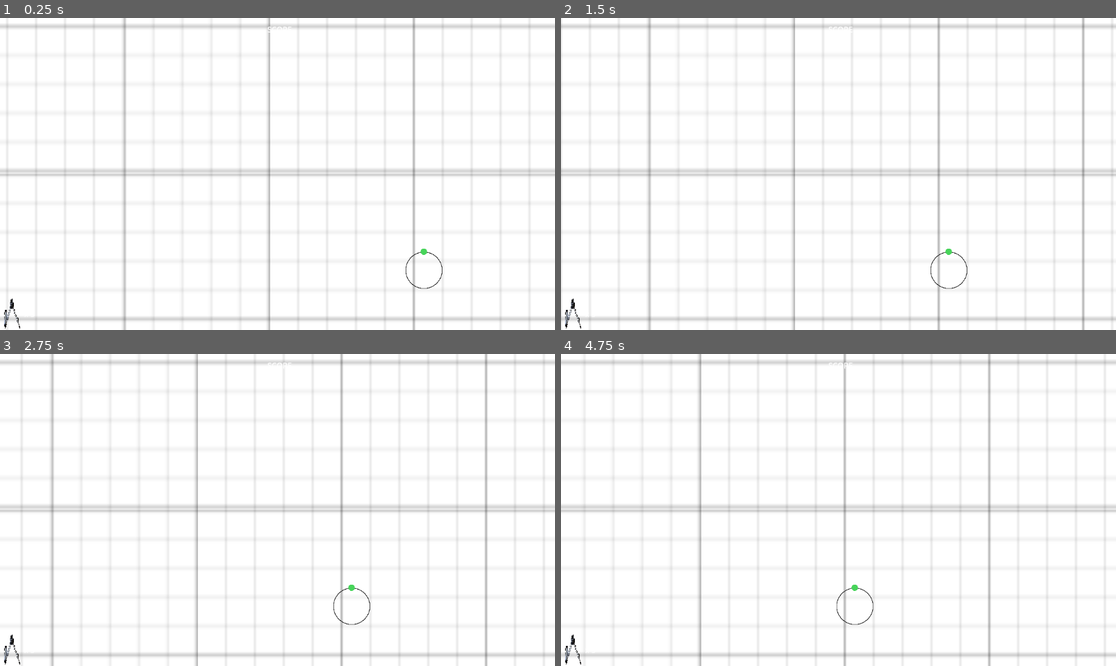
Above: before the commit, frames 1-4 (two rows, left to right).
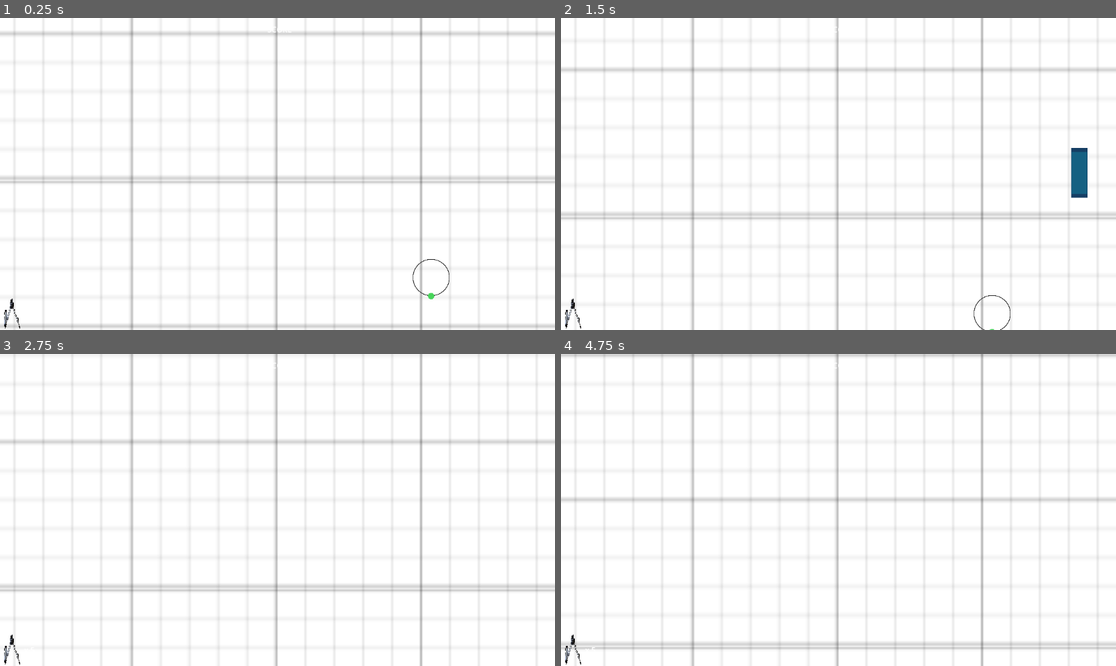
Above: after the commit, the same moments.

Repository: 0-yibai/circle-snip
Game: Godot game, scene res://game.tscn
Two runs of this game, one before a commit and one after it. Both use one fixed random seed, a clock stepped at 60 frames per second and the inputs below. This scene is started directly instead of the project's main scene.
Inputs (mouse positions are in pixels of both pictures, inside the frame that each line leads up to):
- Up to frame 1 (0.25 s): no input
- Up to frame 2 (1.5 s): move the mouse to (960, 158) at 0.52 s; hold Up (ui_up) 0.53-1.28 s; click (960, 158) at 0.67 s; move the mouse to (727, 189) at 1.27 s; hold Down (ui_down) from 1.28 s (still down)
- Up to frame 3 (2.75 s): move the mouse to (333, 441) at 2.02 s; release Down (ui_down) at 2.03 s; hold Up (ui_up) from 2.03 s (still down)
- Up to frame 4 (4.75 s): move the mouse to (810, 572) at 2.77 s; click (810, 572) at 2.92 s; move the mouse to (1005, 556) at 3.52 s; release Up (ui_up) at 3.53 s; hold Down (ui_down) from 3.53 s (still down); move the mouse to (672, 463) at 4.27 s

The runs differ from the first frame. In frame 1, 11% of the frame differs, in the area x 0-100%, y 0-100%; in frame 2, 12%; in frame 3, 11%; in frame 4, 11%.
Error before the commit: Parse Error: Variable "circle" has the same name as a previously declared variable. (res://gameplay/point_on_circumference.gd:18)
Error after the commit: Invalid assignment of property or key 'global_position' with value of type 'Vector2' on a base object of type 'null instance'. (res://gameplay/point_on_circumf…

Commit message:
resolve merge conflicts

Diff:
--- a/gameplay/Camera2D.gd
+++ b/gameplay/Camera2D.gd
@@ -7,7 +7,7 @@
 
 # Called every frame. 'delta' is the elapsed time since the previous frame.
 func _process(delta):
-	position.x += 1
+	position.y -= 1
 
 	#test
 	#ruler = RULER.instantiate()
--- a/gameplay/circle.tscn
+++ b/gameplay/circle.tscn
@@ -4,13 +4,11 @@
 [ext_resource type="Texture2D" uid="uid://b2rm4u3j6bgvw" path="res://asset/circle.png" id="1_nyu1v"]
 [ext_resource type="PackedScene" uid="uid://dw7h6w33fdqln" path="res://gameplay/point_on_circumference.tscn" id="2_vynd3"]
 
-[sub_resource type="CircleShape2D" id="CircleShape2D_2k1dw"]
-radius = 38.0526
+[sub_resource type="CircleShape2D" id="CircleShape2D_voqhy"]
+radius = 39.0512
 
 [node name="Circle" type="CharacterBody2D"]
-position = Vector2(0, 1)
-collision_layer = 0
-collision_mask = 6
+position = Vector2(0, -1)
 script = ExtResource("1_hruti")
 
 [node name="Sprite2D" type="Sprite2D" parent="."]
@@ -20,14 +18,4 @@
 [node name="PointOnCircumference" parent="." instance=ExtResource("2_vynd3")]
 
 [node name="CollisionShape2D" type="CollisionShape2D" parent="."]
-visible = false
-shape = SubResource("CircleShape2D_2k1dw")
-
-[node name="Area2D" type="Area2D" parent="."]
-collision_layer = 0
-collision_mask = 6
-
-[node name="CollisionShape2D" type="CollisionShape2D" parent="Area2D"]
-shape = SubResource("CircleShape2D_2k1dw")
-
-[connection signal="body_entered" from="Area2D" to="." method="_on_area_2d_body_entered"]
+shape = SubResource("CircleShape2D_voqhy")
--- a/gameplay/point_on_circumference.gd
+++ b/gameplay/point_on_circumference.gd
@@ -15,7 +15,6 @@
 const FINALIZED = 3
 
 var state = MOVING
-var circle
 
 var theta = 0
 
